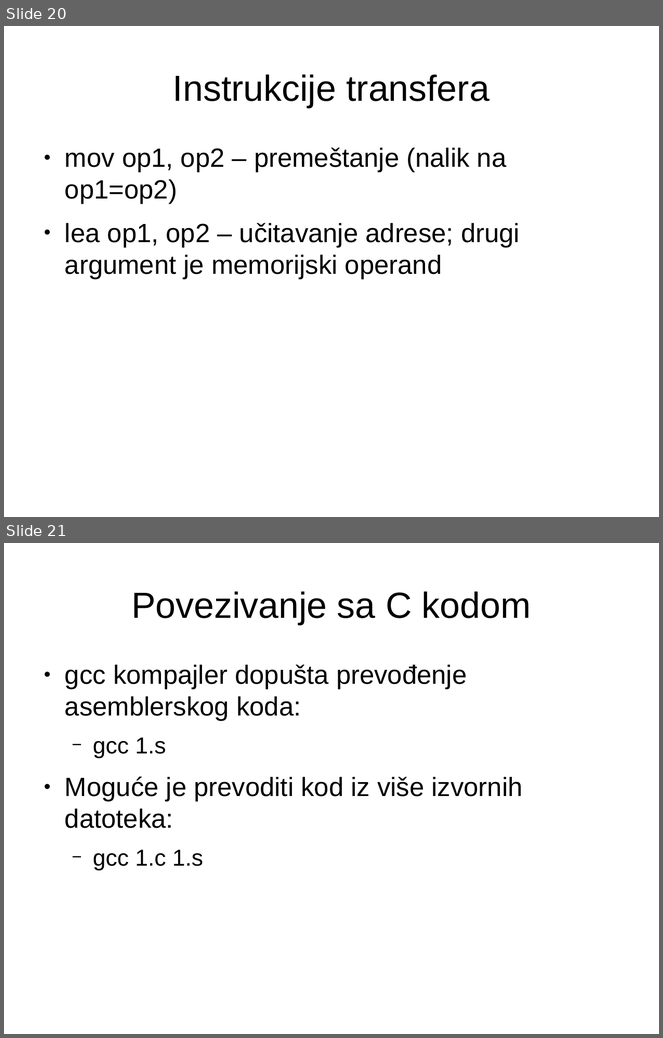
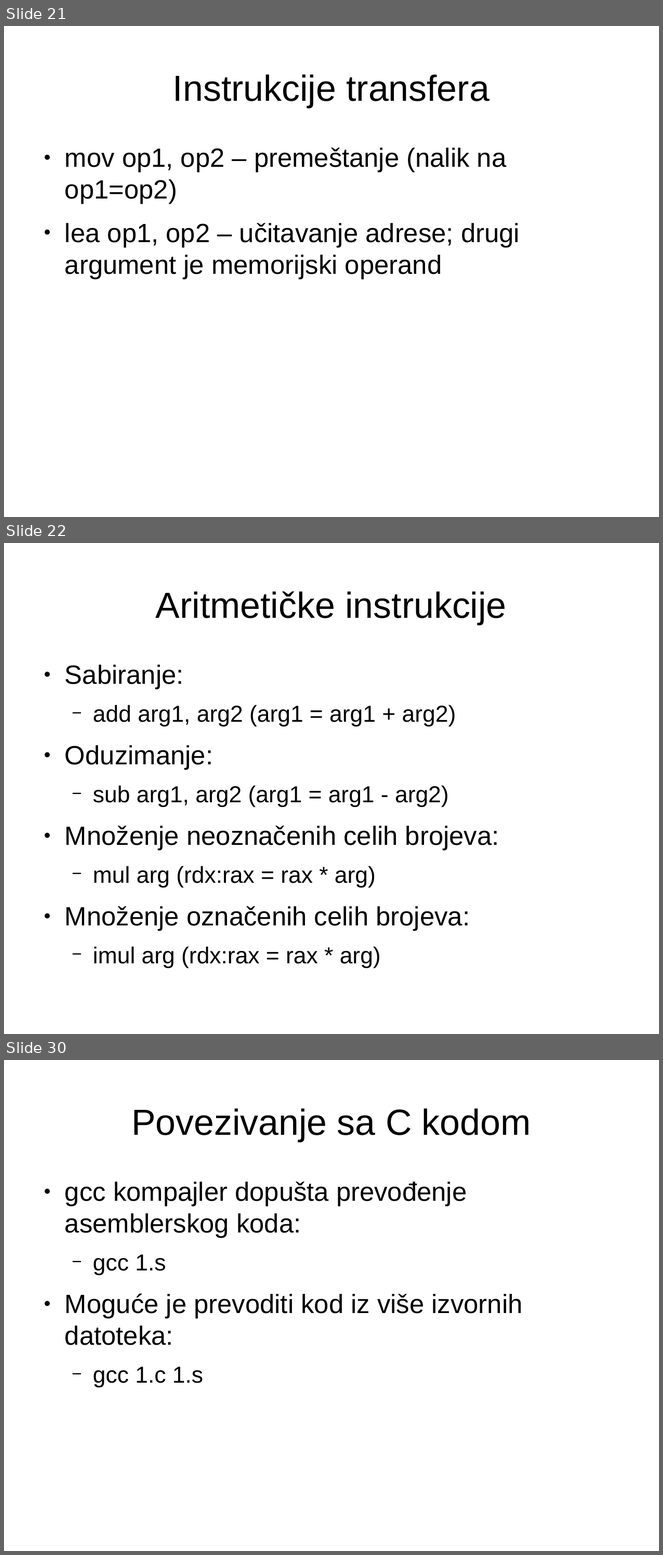
Before and after one commit to NikolaMilev/assembler-prezentacije, a slide deck: cas01/prez.odp. Shown one above the other, each under a label of ours: slides 20 and 21 before the commit, slides 21, 22 and 30 after it; the slides between them are not shown. The pictures are 663x1038 and 663x1555 pixels, drawn with LibreOffice and Linux fonts; fonts in the diff are those of the drawing. Boxes give left, top, right and bottom in pixels: in the first picture for what was removed or moved away, otherwise in the second. Text is boxed around its words. In the diff, an @@ line names an element or a change of style, - is before the commit and + after.

Commit message:
Dodate aritmeticke i logicke instrukcije, kao i instrukcije poredjenja i kontrole toka

```diff
--- a/cas01/prez.odp
+++ b/cas01/prez.odp
@@ slide 22 added at (4,543,659,1034), background #FFFFFF @@
@@ title added at (156,591,506,625), 44 pt, text #000000 @@
+Aritmetičke instrukcije
@@ text added at (65,665,500,968), 28 pt, text #000000 @@
+● Sabiranje:
+  − add arg1, arg2 (arg1 = arg1 + arg2)
+● Oduzimanje:
+  − sub arg1, arg2 (arg1 = arg1 - arg2)
+● Množenje neoznačenih celih brojeva:
+  − mul arg (rdx:rax = rax * arg)
+● Množenje označenih celih brojeva:
+  − imul arg (rdx:rax = rax * arg)
@@ what was slide 20 is now slide 21 @@
@@ what was slide 21 is now slide 30 @@
```
Also in this commit, not shown: 8 slides changed, 8 other slides added, 4 other files.
